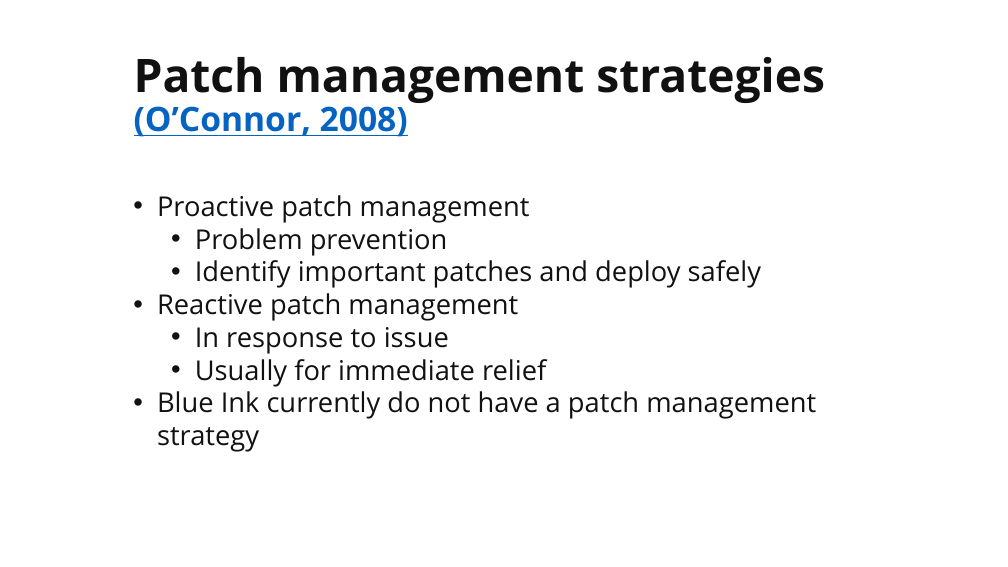
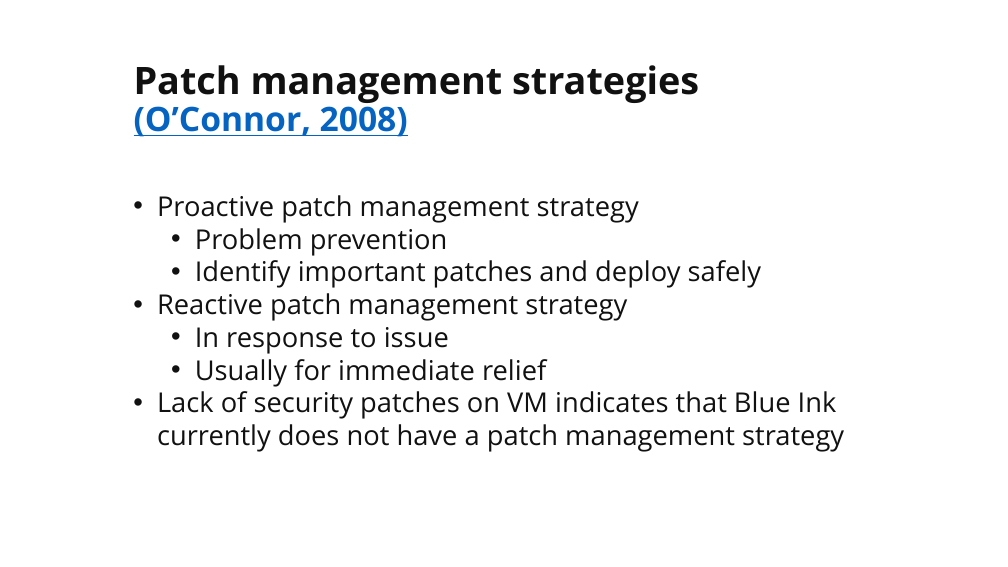
Before and after one commit to martymcflywa/ecu, a slide deck: slide 8 of year_1/sem_2/CSI1101_computer_security/0b_assignment_2_[22MAY15_0900]/dev/CSI1101_PONCE_A2_v02.pptx (slide 9 before the commit). Drawn at 1008x567 pixels with LibreOffice and Linux fonts; fonts in the diff are those of the drawing. Boxes give left, top, right and bottom in pixels: in the first picture for what was removed or moved away, otherwise in the second. Text is boxed around its words. In the diff, an @@ line names an element or a change of style, - is before the commit and + after.

```diff
--- a/year_1/sem_2/CSI1101_computer_security/0b_assignment_2_[22MAY15_0900]/dev/CSI1101_PONCE_A2_v02.pptx
+++ b/year_1/sem_2/CSI1101_computer_security/0b_assignment_2_[22MAY15_0900]/dev/CSI1101_PONCE_A2_v02.pptx
@@ title "Patch management strategies (O’Connor, 2008)" at <box>134,65,699,137</box>: size 44 to 36 pt in "Patch management strategies" @@
@@ text at <box>157,195,639,223</box>: text changed @@
-• Proactive patch management
+• Proactive patch management strategy
@@ text at <box>157,293,627,321</box>: text changed @@
-• Reactive patch management
+• Reactive patch management strategy
@@ text at <box>157,391,844,452</box>: text changed @@
-• Blue Ink currently do not have a patch management strategy
+• Lack of security patches on VM indicates that Blue Ink currently does not have a patch management strategy
```
Also in this commit, not shown: 17 other slides changed, 19 slides added, 47 slides removed, 1 other file.
